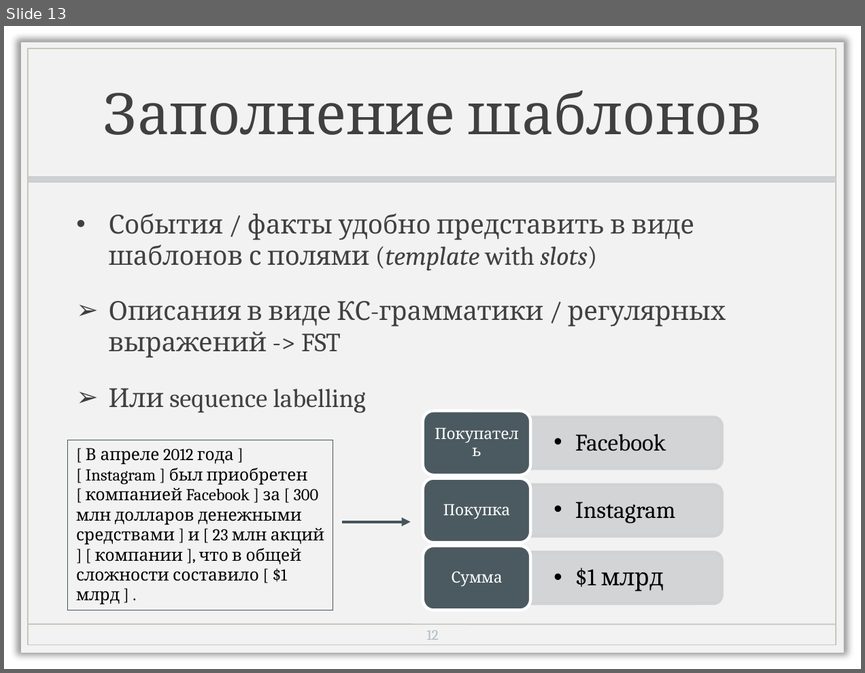
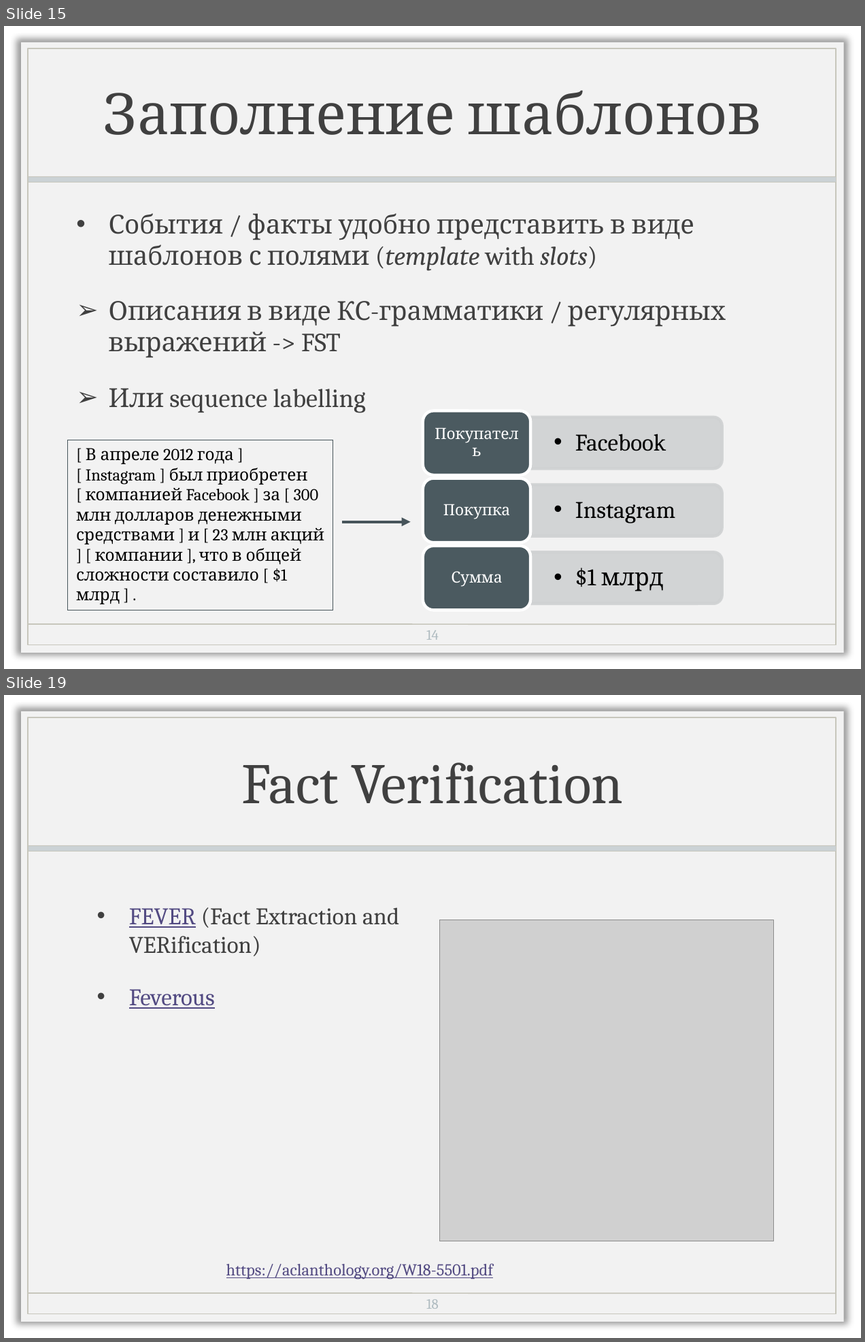
Before and after one commit to named-entity/hse-nlp, a slide deck: 4th_year/Slides/8_information-extraction.pptx. Shown one above the other, each under a label of ours: slide 13 before the commit, slides 15 and 19 after it; the slides between them are not shown. The pictures are 865x673 and 865x1342 pixels, drawn with LibreOffice and Linux fonts; fonts in the diff are those of the drawing; grey boxes stand for pictures; background and template pictures are left out. Boxes give left, top, right and bottom in pixels: in the first picture for what was removed or moved away, otherwise in the second. Text is boxed around its words. In the diff, an @@ line names an element or a change of style, - is before the commit and + after.

```diff
--- a/4th_year/Slides/8_information-extraction.pptx
+++ b/4th_year/Slides/8_information-extraction.pptx
@@ slide 19 added at <box>4,695,861,1338</box>, background picture (left out); not listed: 4 template elements that a slide beside it also shows @@
@@ title added at <box>242,762,623,804</box>, 48 pt, text #404040 @@
+Fact Verification
@@ text added at <box>129,907,399,1008</box>, 20 pt, text #404040 @@
+• FEVER (Fact Extraction and VERification)
+• Feverous
@@ picture added at <box>439,919,773,1241</box> @@
@@ text added at <box>226,1263,493,1279</box>, 14 pt, text #524A82, underline @@
+https://aclanthology.org/W18-5501.pdf
@@ page number added at <box>426,1299,439,1308</box>, 12 pt, text #B0BCC1 @@
+18
@@ what was slide 13 is now slide 15 @@
@@ page number at <box>426,630,439,639</box>: text changed @@
-12
+14
```
Also in this commit, not shown: 5 slides changed, 5 other slides added, 1 other file.
